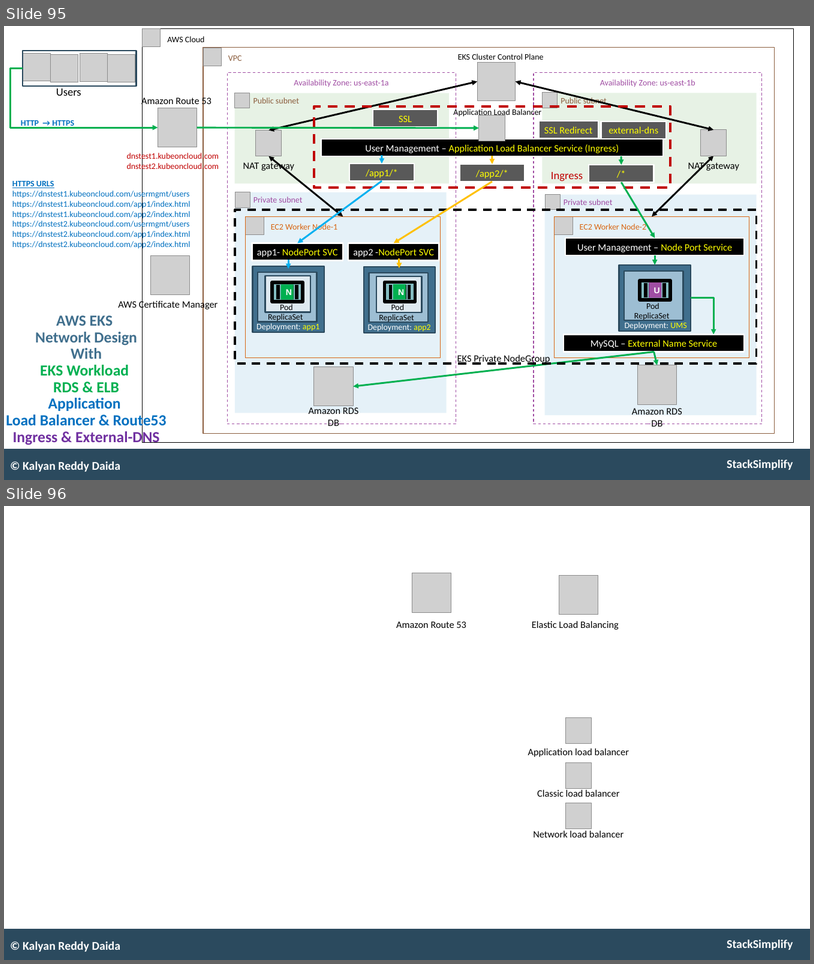
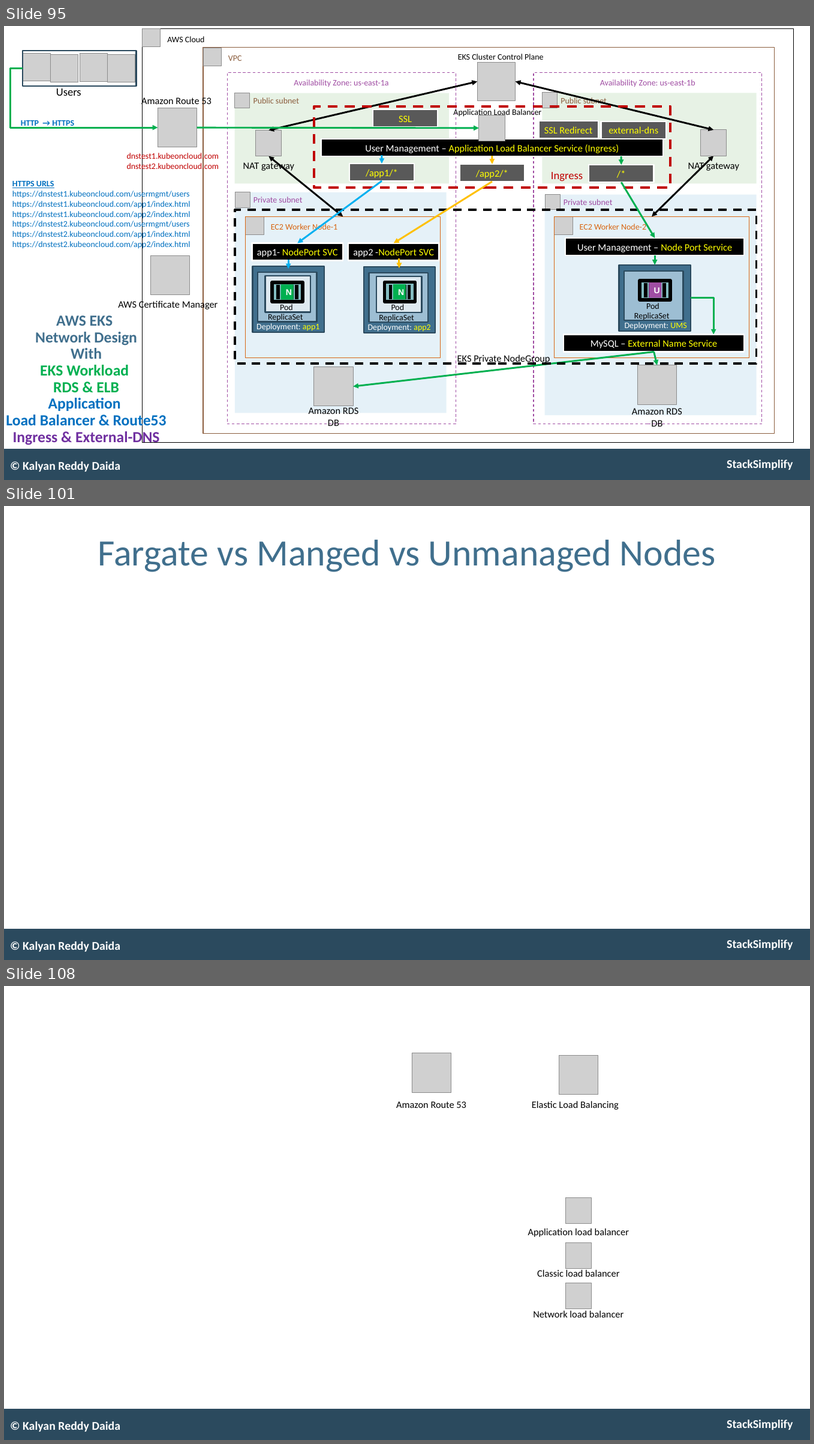
Before and after one commit to talvionyx/aws-eks-kubernetes-masterclass, a slide deck: presentation/AWS-Fargate-and-EKS-Masterclass.pptx. Shown one above the other, each under a label of ours: slides 95 and 96 before the commit, slides 95, 101 and 108 after it; the slides between them are not shown. The pictures are 814x964 and 814x1444 pixels, drawn with LibreOffice and Linux fonts; fonts in the diff are those of the drawing; grey boxes stand for pictures. Boxes give left, top, right and bottom in pixels: in the first picture for what was removed or moved away, otherwise in the second. Text is boxed around its words. In the diff, an @@ line names an element or a change of style, - is before the commit and + after.

```diff
--- a/presentation/AWS-Fargate-and-EKS-Masterclass.pptx
+++ b/presentation/AWS-Fargate-and-EKS-Masterclass.pptx
@@ slide 101 added at (x1=4, y1=506, x2=810, y2=960), background #FFFFFF; not listed: 2 template elements that a slide beside it also shows @@
@@ title added at (x1=98, y1=540, x2=716, y2=572), 53 pt, text #406F8D @@
+Fargate vs Manged vs Unmanaged Nodes
@@ text added at (x1=23, y1=941, x2=121, y2=951), 17 pt, text #FFFFFF, bold @@
+© Kalyan Reddy Daida
@@ what was slide 96 is now slide 108 @@
```
Also in this commit, not shown: 1 slide changed, 11 other slides added, 30 other files.
